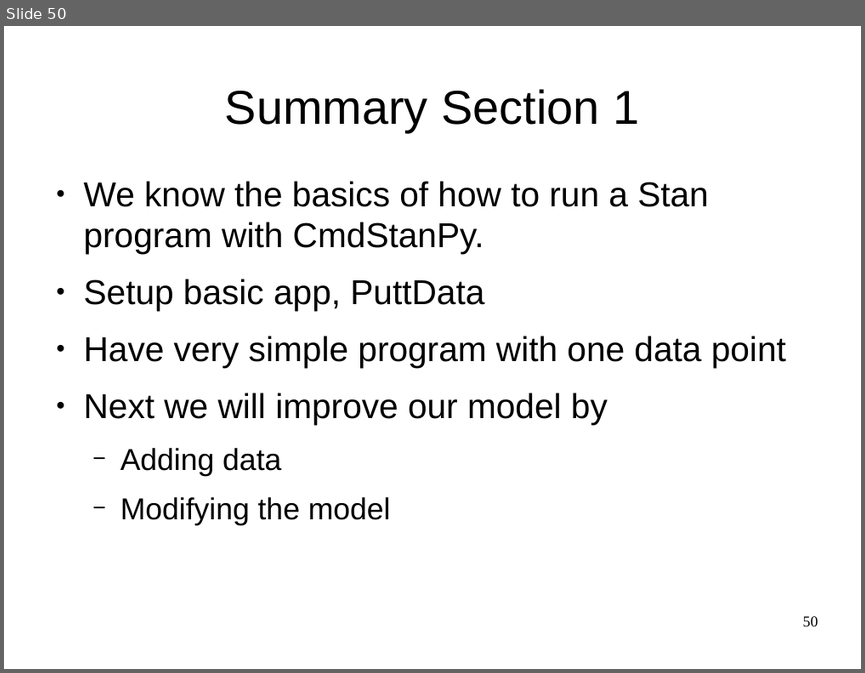
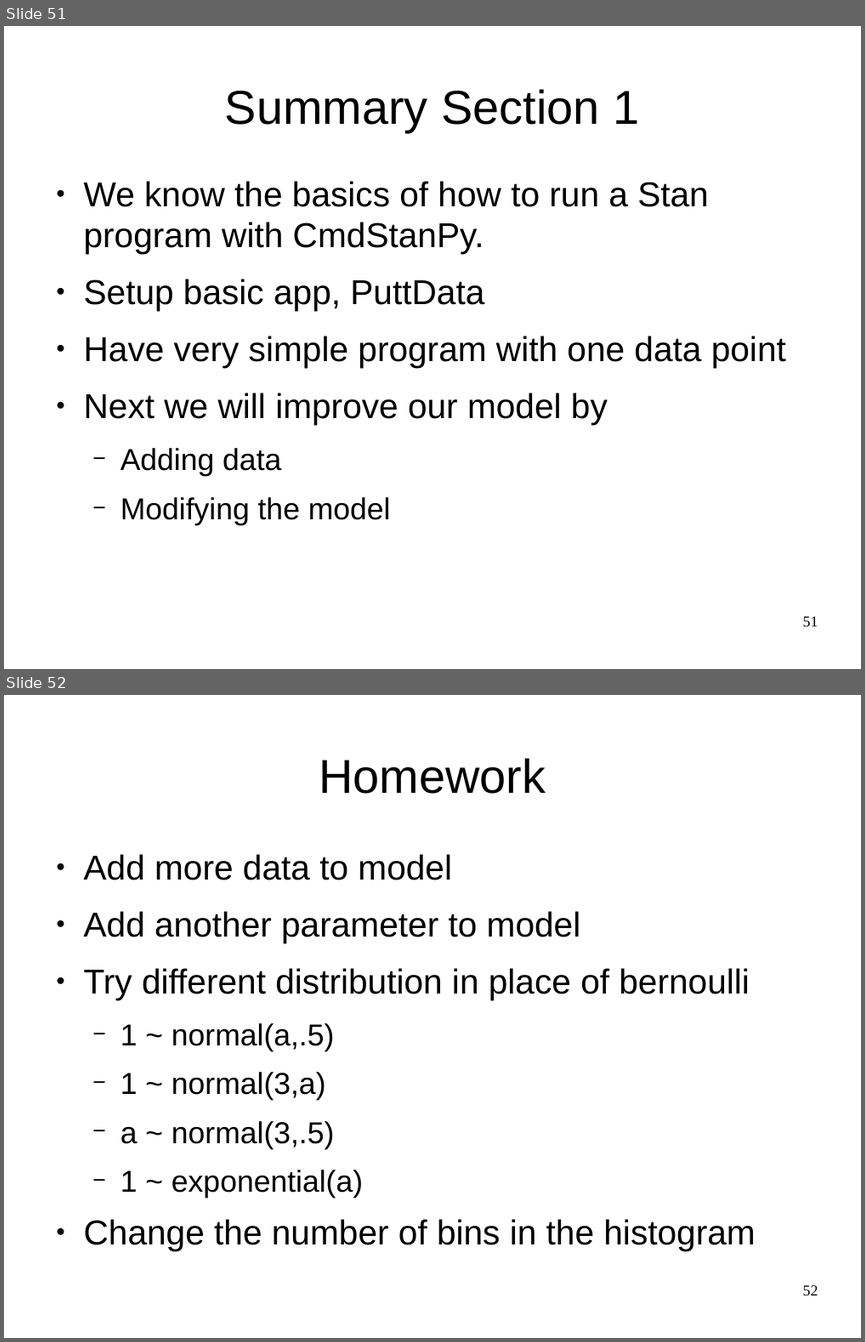
Before and after one commit to breckbaldwin/StanIsThePlanDist, a slide deck: slides/StanIsThePlanPyData.odp. Shown one above the other, each under a label of ours: slide 50 before the commit, slides 51 and 52 after it. The pictures are 865x673 and 865x1342 pixels, drawn with LibreOffice and Linux fonts; fonts in the diff are those of the drawing. Boxes give left, top, right and bottom in pixels: in the first picture for what was removed or moved away, otherwise in the second. Text is boxed around its words. In the diff, an @@ line names an element or a change of style, - is before the commit and + after.

```diff
--- a/slides/StanIsThePlanPyData.odp
+++ b/slides/StanIsThePlanPyData.odp
@@ slide 52 added at (4, 695, 861, 1338), background #FFFFFF @@
@@ title added at (318, 758, 545, 794), 44 pt, text #000000 @@
+Homework
@@ text added at (84, 854, 755, 1251), 32 pt, text #000000 @@
+● Add more data to model
+● Add another parameter to model
+● Try different distribution in place of bernoulli
+  − 1 ~ normal(a,.5)
+  − 1 ~ normal(3,a)
+  − a ~ normal(3,.5)
+  − 1 ~ exponential(a)
+● Change the number of bins in the histogram
@@ page number added at (803, 1285, 818, 1295), 14 pt, text #000000 @@
+52
@@ what was slide 50 is now slide 51 @@
@@ page number at (803, 616, 818, 626): text changed @@
-50
+51
```
Also in this commit, not shown: 1 other slide added.
